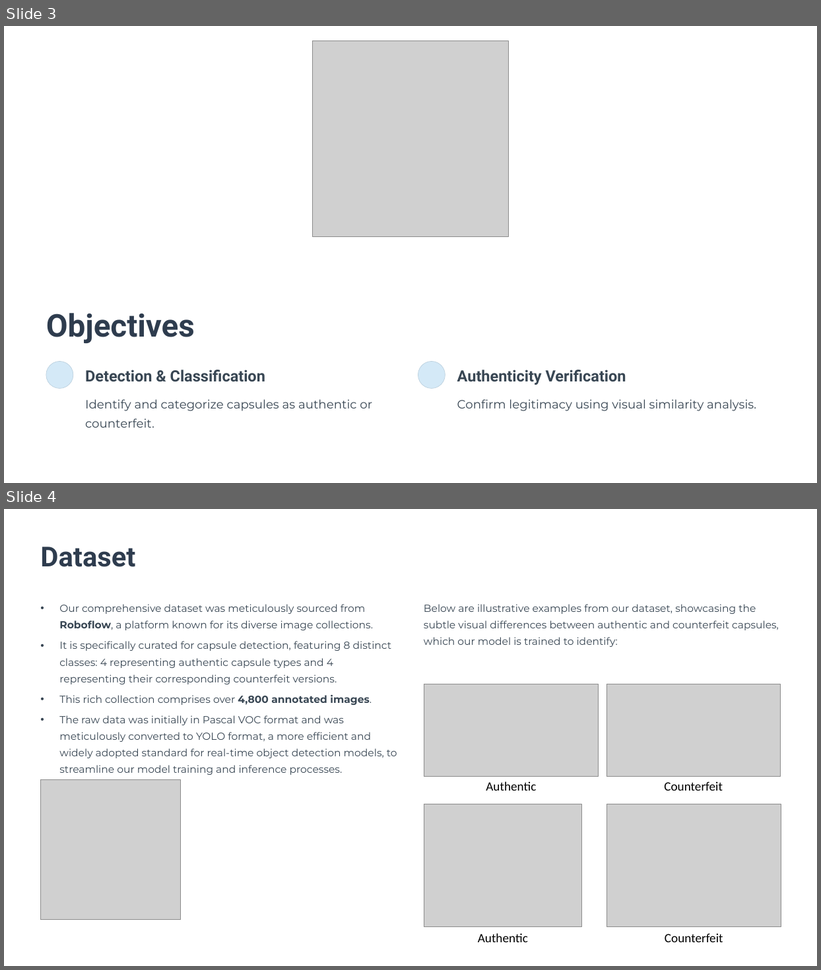
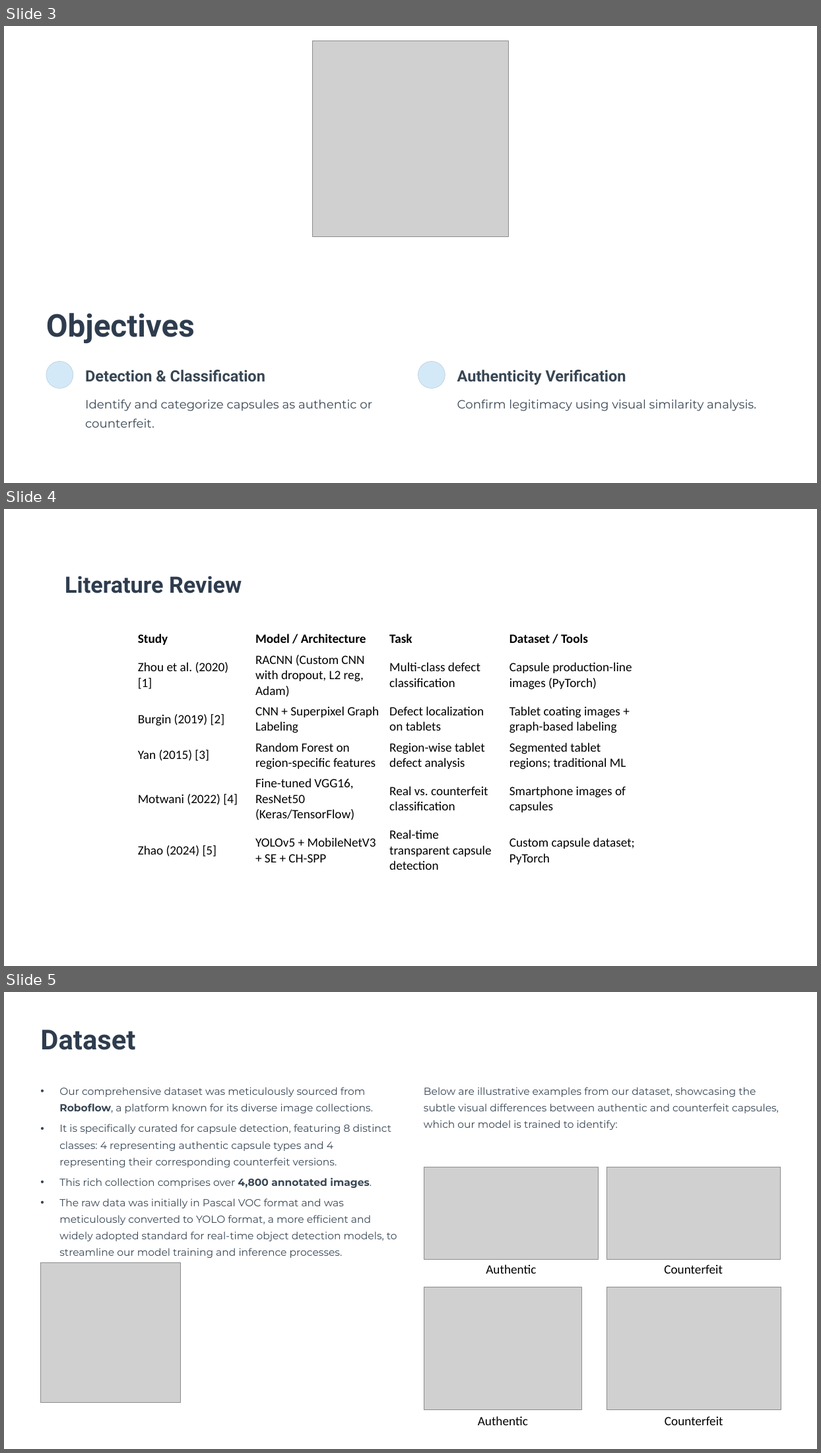
Before and after one commit to IamSadik/Counterfeit_Detection_Model, a slide deck: Capsule-Counterfeit-Detection-Using-Deep-Learning.pptx. Shown one above the other, each under a label of ours: slides 3 and 4 before the commit, slides 3, 4 and 5 after it. The pictures are 821x970 and 821x1453 pixels, drawn with LibreOffice and Linux fonts; fonts in the diff are those of the drawing; grey boxes stand for pictures; background and template pictures are left out. Boxes give left, top, right and bottom in pixels: in the first picture for what was removed or moved away, otherwise in the second. Text is boxed around its words. In the diff, an @@ line names an element or a change of style, - is before the commit and + after.

Commit message:
Final Slide

```diff
--- a/Capsule-Counterfeit-Detection-Using-Deep-Learning.pptx
+++ b/Capsule-Counterfeit-Detection-Using-Deep-Learning.pptx
@@ slide 4 added at [4,509,817,966], background picture (left out) @@
@@ text added at [65,576,242,593], 32 pt, text #2E3C4E, bold @@
+Literature Review
@@ table added at [133,629,688,873], 6 rows, 5 columns @@
+Study | Model / Architecture | Task | Dataset / Tools | 
+Zhou et al. (2020) [1] | RACNN (Custom CNN with dropout, L2 reg, Adam) | Multi-class defect classification | Capsule production-line images (PyTorch) | 
+Burgin (2019) [2] | CNN + Superpixel Graph Labeling | Defect localization on tablets | Tablet coating images + graph-based labeling | 
+Yan (2015) [3] | Random Forest on region-specific features | Region-wise tablet defect analysis | Segmented tablet regions; traditional ML | 
+Motwani (2022) [4] | Fine-tuned VGG16, ResNet50 (Keras/TensorFlow) | Real vs. counterfeit classification | Smartphone images of capsules | 
+Zhao (2024) [5] | YOLOv5 + MobileNetV3 + SE + CH-SPP | Real-time transparent capsule detection | Custom capsule dataset; PyTorch | 
@@ rectangle added at [714,939,817,966], fill #FFFFFF @@
@@ what was slide 4 is now slide 5 @@
```
